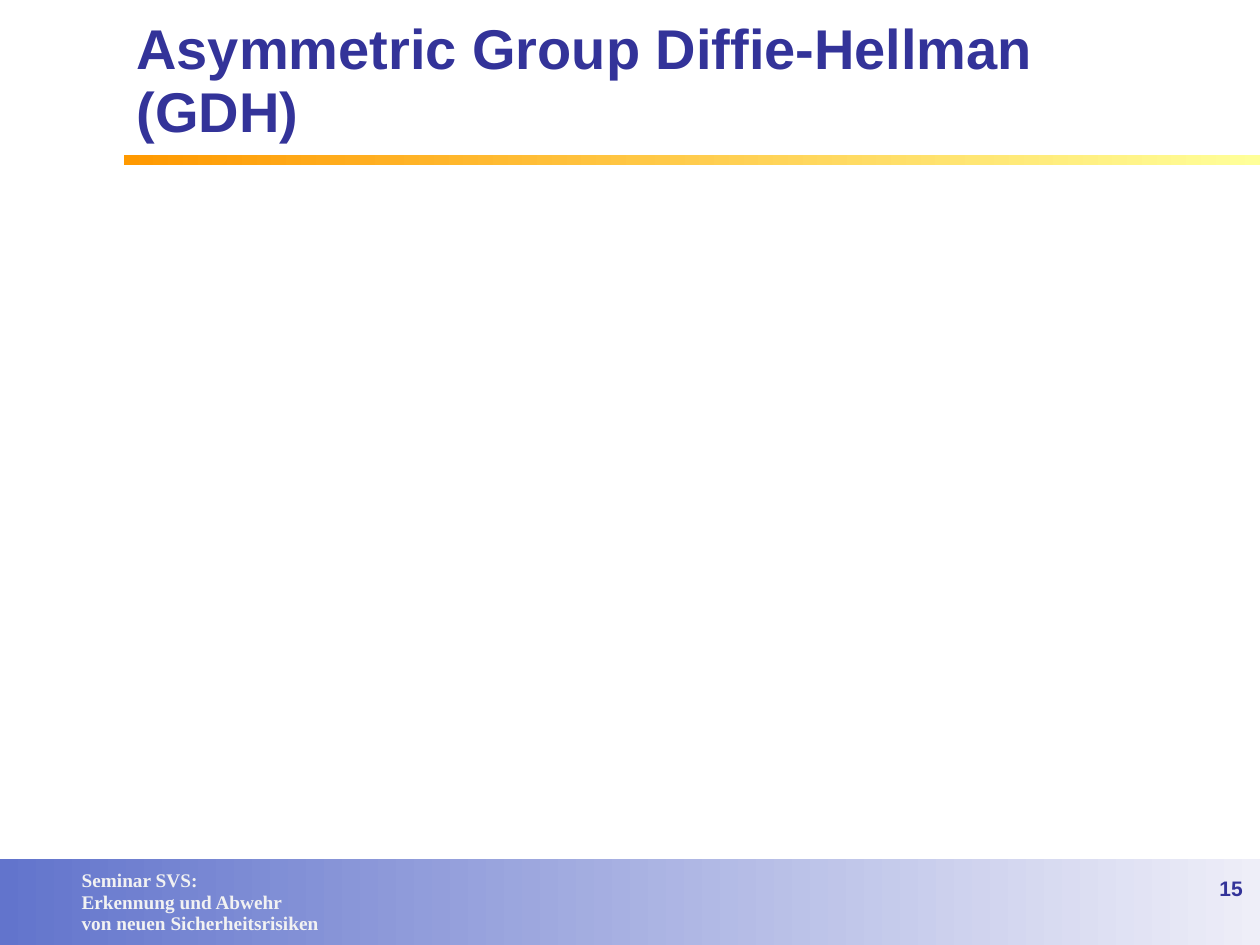
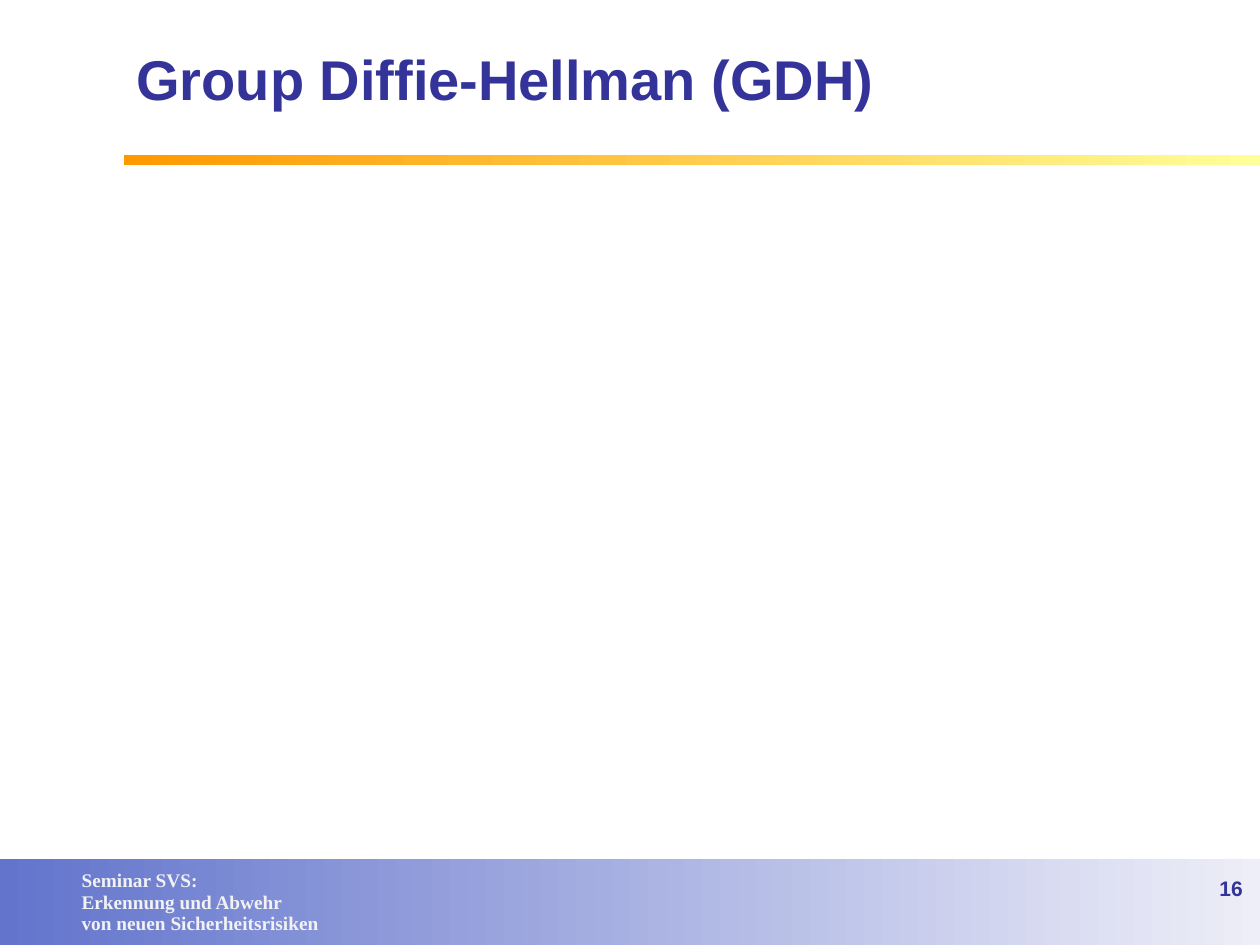
Before and after one commit to lemmy/SecuredSLP, a slide deck: slide 16 of doc/Service Discovery in open networks.ppt (slide 15 before the commit). Drawn at 1260x945 pixels with LibreOffice and Linux fonts; fonts in the diff are those of the drawing; background and template pictures are left out. Boxes give left, top, right and bottom in pixels: in the first picture for what was removed or moved away, otherwise in the second. Text is boxed around its words. In the diff, an @@ line names an element or a change of style, - is before the commit and + after.

Commit message:
finalized security groups

```diff
--- a/doc/Service Discovery in open networks.ppt
+++ b/doc/Service Discovery in open networks.ppt
@@ title at <box>136,59,874,111</box>: text changed @@
-Asymmetric Group Diffie-Hellman (GDH)
+Group Diffie-Hellman (GDH)
@@ page number at <box>1219,881,1242,896</box>: text changed @@
-15
+16
```
Also in this commit, not shown: 5 other slides changed, 1 slide added.
